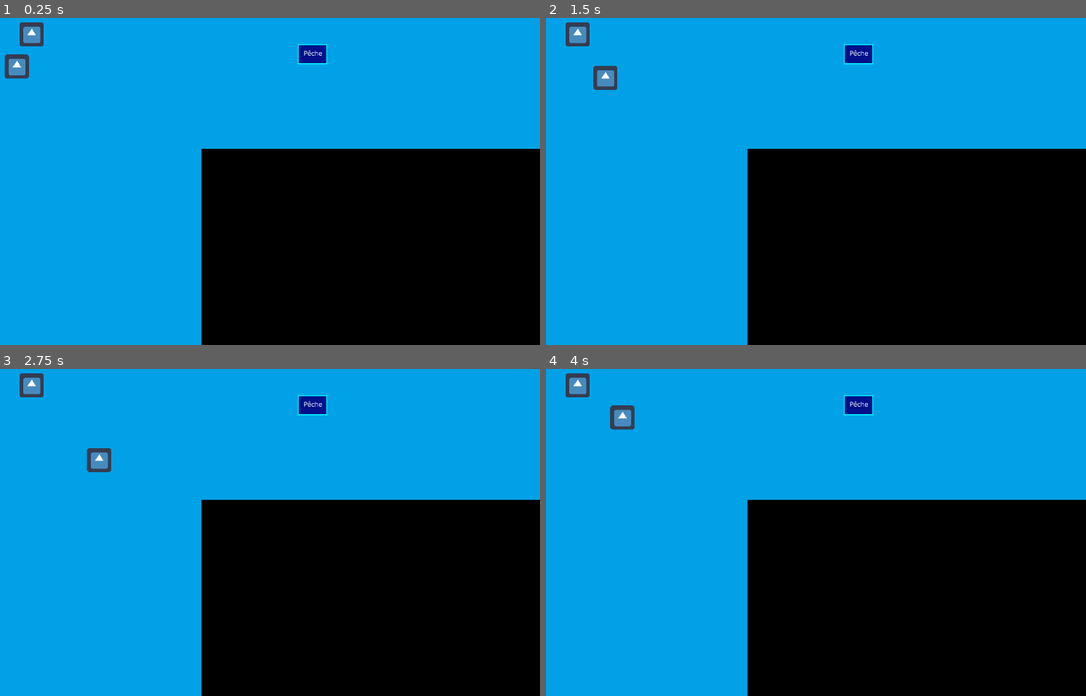
Above: before the commit, frames 1-4 (two rows, left to right).
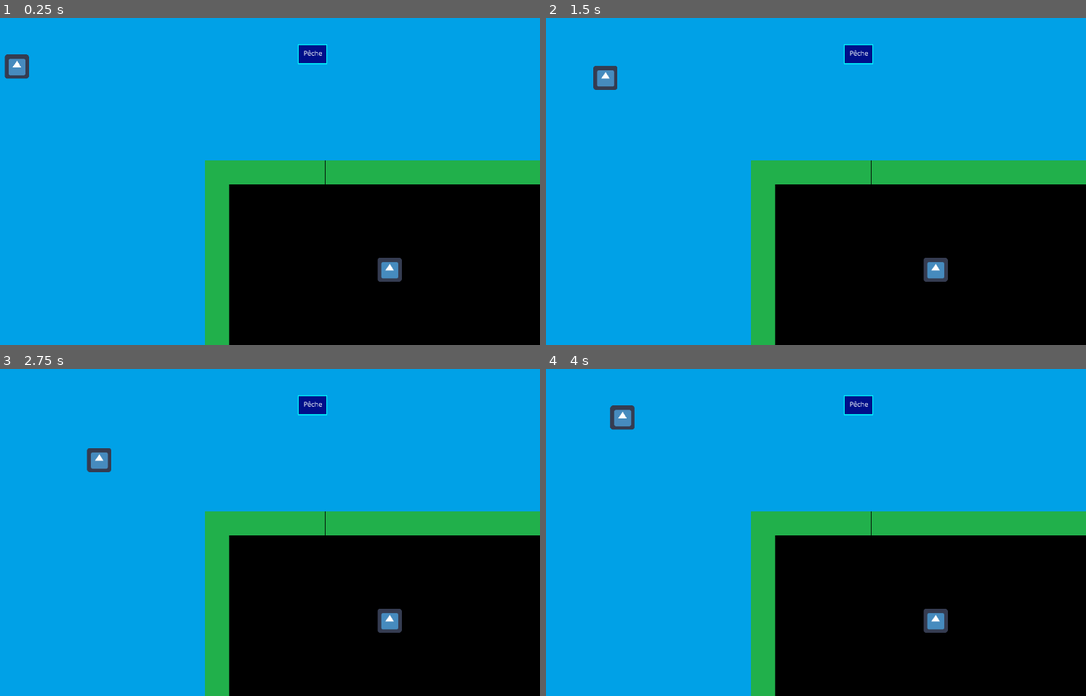
Above: after the commit, the same moments.

Repository: Majimo/FishAndShip
Game: Godot game, scene res://scenes/MainWorld.tscn
Same seed, same stepped clock (60 frames per second), same inputs: the game is played once before the commit and once after it. The engine's default icon, where the game draws it, is replaced by a stand-in: a white triangle on a blue panel in a dark square.
Inputs:
- Up to frame 1 (0.25 s): no input
- Up to frame 2 (1.5 s): tap Enter at 0.5 s; hold Right (ui_right) 0.53-1.28 s; hold Down (ui_down) from 1.28 s (still down)
- Up to frame 3 (2.75 s): release Down (ui_down) at 2.03 s; hold Right (ui_right) from 2.03 s (still down)
- Up to frame 4 (4 s): release Right (ui_right) at 2.78 s; hold Up (ui_up) 2.78-3.53 s; hold Left (ui_left) from 3.53 s (still down)

The runs differ from the first frame. In frame 1, 10% of the frame differs, in the area x 3-100%, y 1-100%; in frame 2, 10%; in frame 3, 10%; in frame 4, 10%.

Commit message:
add shipWalls

Diff:
--- a/scenes/MainWorld.tscn
+++ b/scenes/MainWorld.tscn
@@ -15,7 +15,7 @@
 texture = ExtResource( 1 )
 
 [node name="Ship" parent="." instance=ExtResource( 2 )]
-position = Vector2( 977.696, 710.162 )
+position = Vector2( 1101.3, 673.986 )
 
 [node name="ZonePeche" parent="." instance=ExtResource( 4 )]
 position = Vector2( 934.913, 130.604 )
@@ -27,5 +27,5 @@
 script = ExtResource( 5 )
 
 [node name="Perso2" parent="Players" instance=ExtResource( 3 )]
-position = Vector2( 193, 78 )
+position = Vector2( 1138.67, 700.686 )
 script = ExtResource( 6 )
--- a/scenes/Perso.tscn
+++ b/scenes/Perso.tscn
@@ -6,7 +6,7 @@
 [sub_resource type="RectangleShape2D" id=1]
 extents = Vector2( 15.9558, 16.0929 )
 
-[node name="Perso" type="Area2D"]
+[node name="Perso" type="KinematicBody2D"]
 script = ExtResource( 2 )
 
 [node name="Sprite" type="Sprite" parent="."]
@@ -19,5 +19,4 @@
 shape = SubResource( 1 )
 
 [node name="Timer" type="Timer" parent="."]
-[connection signal="area_entered" from="." to="." method="_on_Perso_area_entered"]
 [connection signal="timeout" from="Timer" to="." method="_on_Timer_timeout"]
--- a/scenes/Ship.tscn
+++ b/scenes/Ship.tscn
@@ -1,10 +1,75 @@
-[gd_scene load_steps=2 format=2]
+[gd_scene load_steps=3 format=2]
 
 [ext_resource path="res://assets/ship.png" type="Texture" id=1]
+[ext_resource path="res://scenes/ShipWall.tscn" type="PackedScene" id=2]
 
 [node name="Ship" type="Node2D"]
 
 [node name="Sprite" type="Sprite" parent="."]
-position = Vector2( 114.077, -66.5452 )
 scale = Vector2( 3, 3 )
 texture = ExtResource( 1 )
+
+[node name="MursVaisseau" type="Node2D" parent="."]
+
+[node name="ShipWall" parent="MursVaisseau" instance=ExtResource( 2 )]
+position = Vector2( -418, -230.586 )
+
+[node name="ShipWall2" parent="MursVaisseau" instance=ExtResource( 2 )]
+position = Vector2( -356.643, -230.586 )
+
+[node name="ShipWall3" parent="MursVaisseau" instance=ExtResource( 2 )]
+position = Vector2( -292.815, -230.586 )
+
+[node name="ShipWall4" parent="MursVaisseau" instance=ExtResource( 2 )]
+position = Vector2( -228.815, -230.586 )
+
+[node name="ShipWall5" parent="MursVaisseau" instance=ExtResource( 2 )]
+position = Vector2( -164.815, -230.586 )
+
+[node name="ShipWall6" parent="MursVaisseau" instance=ExtResource( 2 )]
+position = Vector2( -100.591, -230.586 )
+
+[node name="ShipWall7" parent="MursVaisseau" instance=ExtResource( 2 )]
+position = Vector2( -36.3676, -230.586 )
+
+[node name="ShipWall8" parent="MursVaisseau" instance=ExtResource( 2 )]
+position = Vector2( 18.8965, -230.586 )
+
+[node name="ShipWall9" parent="MursVaisseau" instance=ExtResource( 2 )]
+position = Vector2( 83.12, -230.586 )
+
+[node name="ShipWall10" parent="MursVaisseau" instance=ExtResource( 2 )]
+position = Vector2( 146.57, -230.586 )
+
+[node name="ShipWall11" parent="MursVaisseau" instance=ExtResource( 2 )]
+position = Vector2( 210.793, -230.586 )
+
+[node name="ShipWall12" parent="MursVaisseau" instance=ExtResource( 2 )]
+position = Vector2( 275.017, -230.586 )
+
+[node name="ShipWall13" parent="MursVaisseau" instance=ExtResource( 2 )]
+position = Vector2( 338.467, -230.586 )
+
+[node name="ShipWall14" parent="MursVaisseau" instance=ExtResource( 2 )]
+position = Vector2( 402.69, -230.586 )
+
+[node name="ShipWall15" parent="MursVaisseau" instance=ExtResource( 2 )]
+position = Vector2( -418, -167.136 )
+
+[node name="ShipWall16" parent="MursVaisseau" instance=ExtResource( 2 )]
+position = Vector2( -418, -105.234 )
+
+[node name="ShipWall17" parent="MursVaisseau" instance=ExtResource( 2 )]
+position = Vector2( -418, -41.7028 )
+
+[node name="ShipWall18" parent="MursVaisseau" instance=ExtResource( 2 )]
+position = Vector2( -418, 21.8284 )
+
+[node name="ShipWall19" parent="MursVaisseau" instance=ExtResource( 2 )]
+position = Vector2( -418, 84.5451 )
+
+[node name="ShipWall20" parent="MursVaisseau" instance=ExtResource( 2 )]
+position = Vector2( -418, 147.262 )
+
+[node name="ShipWall21" parent="MursVaisseau" instance=ExtResource( 2 )]
+position = Vector2( -418, 210.793 )
--- /dev/null
+++ b/scenes/ShipWall.tscn
@@ -0,0 +1,18 @@
+[gd_scene load_steps=3 format=2]
+
+[ext_resource path="res://assets/wall.png" type="Texture" id=1]
+
+[sub_resource type="RectangleShape2D" id=1]
+extents = Vector2( 32.3557, 31.8519 )
+
+[node name="ShipWall" type="StaticBody2D"]
+__meta__ = {
+"_edit_group_": true
+}
+
+[node name="Sprite" type="Sprite" parent="."]
+texture = ExtResource( 1 )
+
+[node name="CollisionShape2D" type="CollisionShape2D" parent="."]
+visible = false
+shape = SubResource( 1 )
--- a/scripts/AbstractPerso.gd
+++ b/scripts/AbstractPerso.gd
@@ -1,6 +1,9 @@
-extends Node2D
+extends KinematicBody2D
 
 export (int) var speed = 150
 
 func _on_Timer_timeout():
 	speed = 150
+
+#func _physics_process(delta):
+#	move_and_collide()
--- a/scripts/Perso1.gd
+++ b/scripts/Perso1.gd
@@ -1,6 +1,6 @@
 extends "res://scripts/AbstractPerso.gd"
 
-func _process(delta):
+func _physics_process(delta):
 	var direction = Vector2()
 	if Input.is_action_pressed("ui_right"):
 		direction.x += 1
@@ -11,7 +11,7 @@
 	if Input.is_action_pressed("ui_up"):
 		direction.y -= 1
 
-	position += (speed * delta) * direction
+	move_and_collide((speed * delta) * direction)
 
 func _on_Perso_area_entered(area):
 	if area.is_in_group('zonePeche'):
--- a/scripts/Perso2.gd
+++ b/scripts/Perso2.gd
@@ -1,7 +1,7 @@
 extends "res://scripts/AbstractPerso.gd"
 
 
-func _process(delta):
+func _physics_process(delta):
 	var direction = Vector2()
 	if Input.is_action_pressed("ui_right2"):
 		direction.x += 1
@@ -12,7 +12,7 @@
 	if Input.is_action_pressed("ui_up2"):
 		direction.y -= 1
 
-	position += (speed * delta) * direction
+	move_and_collide((speed * delta) * direction)
 
 # warning-ignore:unused_argument
 func _on_Perso_area_entered(area):
Binary file added: assets/wall.png
Not shown, added: assets/wall.png.import
